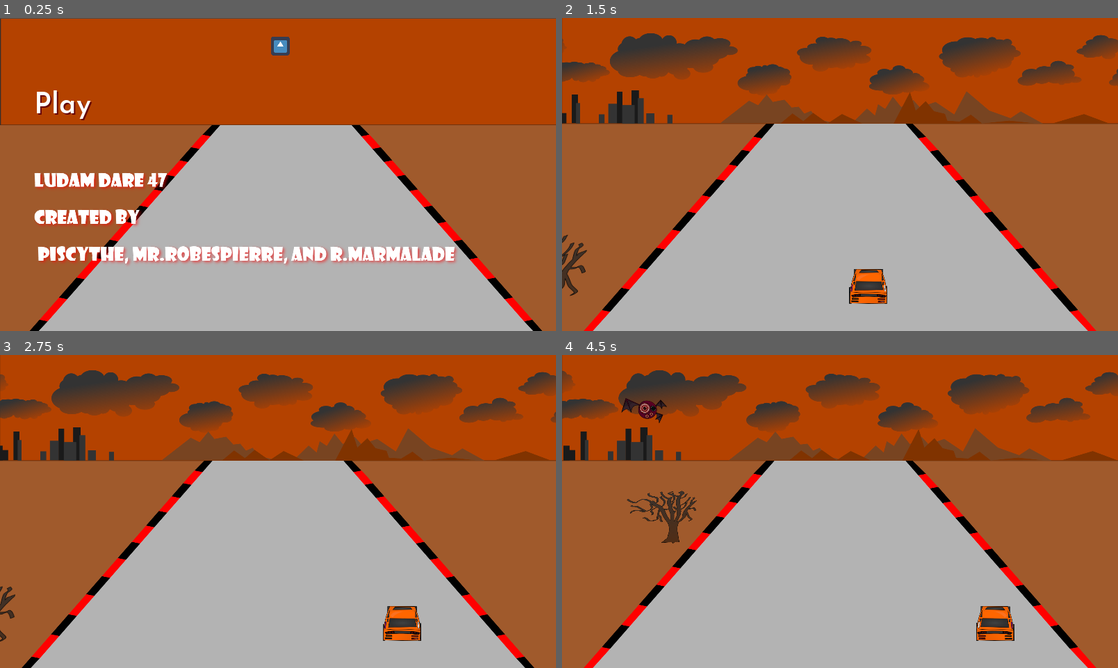
Above: before the commit, frames 1-4 (two rows, left to right).
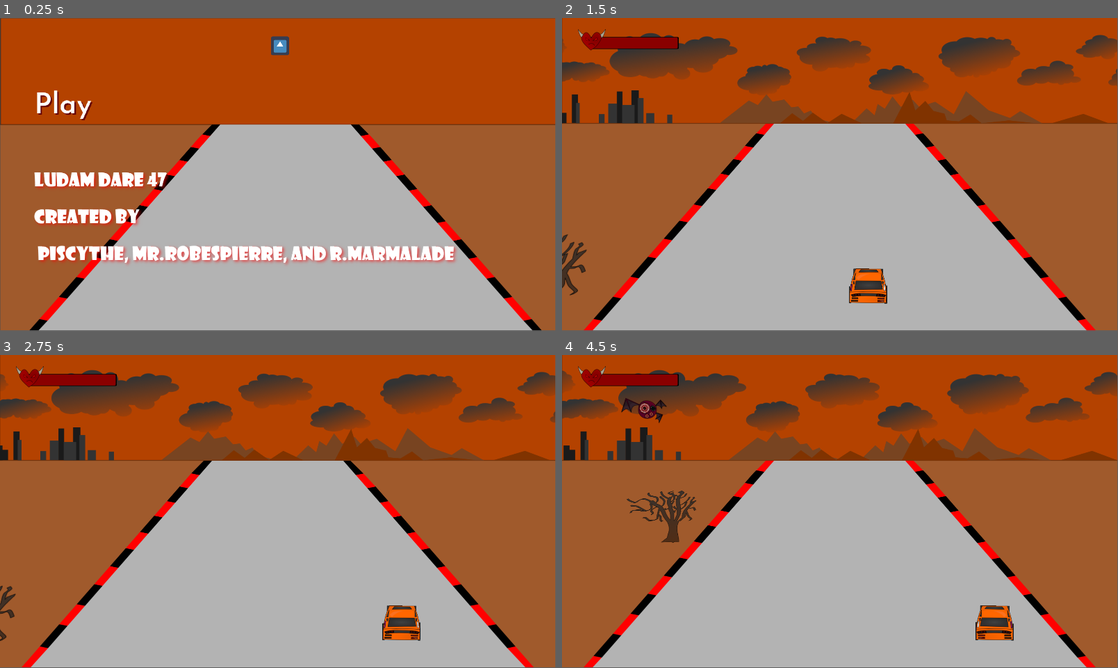
Above: after the commit, the same moments.

Repository: adambraude/LD47
Game: Godot game, scene res://test scene.tscn
Same seed, same stepped clock (60 frames per second), same inputs: the game is played once before the commit and once after it. The engine's default icon, where the game draws it, is replaced by a stand-in: a white triangle on a blue panel in a dark square.
Inputs:
- Up to frame 1 (0.25 s): no input
- Up to frame 2 (1.5 s): click "Play" at 0.5 s; hold Right (ui_right) from 1.28 s (still down)
- Up to frame 3 (2.75 s): release Right (ui_right) at 2.03 s; hold Down (ui_down) from 2.03 s (still down)
- Up to frame 4 (4.5 s): release Down (ui_down) at 2.78 s; hold Right (ui_right) 2.78-3.53 s; hold Up (ui_up) 3.53-4.28 s; hold Left (ui_left) from 4.28 s (still down)
In our replay, the window is 800x450 before the commit and 799x449 after it. These sizes can differ from the game's own. Grey fills any space a smaller window leaves; there, only what the larger window draws over its background counts as a difference.

The runs differ from the first frame. In frame 1, 2.2% of the frame differs, in the area x 0-100%, y 0-100%; in frame 2, 3.1%; in frame 3, 2.9%; in frame 4, 3.3%.

Commit message:
hit detection

Diff:
--- a/Main.gd
+++ b/Main.gd
@@ -20,3 +20,7 @@
 func new_game():
 	$Player.start($StartPosition.position)
 	$StartTimer.start()
+
+
+func _on_Health_depleted():
+	game_over()
--- a/Main.tscn
+++ b/Main.tscn
@@ -1,7 +1,8 @@
-[gd_scene load_steps=5 format=2]
+[gd_scene load_steps=6 format=2]
 
 [ext_resource path="res://Background.tscn" type="PackedScene" id=1]
 [ext_resource path="res://PlayerDone.tscn" type="PackedScene" id=2]
+[ext_resource path="res://HealthBar.tscn" type="PackedScene" id=3]
 [ext_resource path="res://Main.gd" type="Script" id=4]
 [ext_resource path="res://EnemySpawner.tscn" type="PackedScene" id=5]
 
@@ -9,6 +10,9 @@
 script = ExtResource( 4 )
 
 [node name="Background" parent="." instance=ExtResource( 1 )]
+
+[node name="Road" parent="Background" index="2"]
+frame = 0
 
 [node name="StartTimer" type="Timer" parent="."]
 wait_time = 2.0
@@ -22,9 +26,19 @@
 rotation = 0.00878105
 
 [node name="EnemySpawner" parent="." instance=ExtResource( 5 )]
+
+[node name="HealthBar" parent="." instance=ExtResource( 3 )]
+margin_left = 98.1091
+margin_top = 66.0
+margin_right = 403.109
+margin_bottom = 107.0
 [connection signal="timeout" from="StartTimer" to="EnemySpawner" method="_on_StartTimer_timeout"]
-[connection signal="hit" from="Player" to="." method="game_over"]
+[connection signal="changed" from="Player/Health" to="HealthBar" method="set_value"]
+[connection signal="depleted" from="Player/Health" to="." method="_on_Health_depleted"]
+[connection signal="max_changed" from="Player/Health" to="HealthBar" method="set_max"]
 
 [editable path="Background"]
 
+[editable path="Player"]
+
 [editable path="EnemySpawner"]
--- a/Player.gd
+++ b/Player.gd
@@ -50,9 +50,9 @@
 
 func _on_Player_body_entered(_body):
 	print("Player was hit")
-	emit_signal("hit")
+	#emit_signal("hit")
 	$Health.take_damage(2)
-	$CollisionShape2D.set_deferred("disabled", true)
+	#$CollisionShape2D.set_deferred("disabled", true)
 
 func start(pos):
 	position = pos
--- a/project.godot
+++ b/project.godot
@@ -16,9 +16,7 @@
 [application]
 
 config/name="LD47"
-
 run/main_scene="res://test scene.tscn"
-
 config/icon="res://icon.png"
 
 [display]
@@ -26,11 +24,6 @@
 window/size/width=1920
 window/size/height=1080
 
-window/size/borderless=true
-window/stretch/mode="2d"
-window/stretch/aspect="keep"
-
-
 [rendering]
 
 quality/driver/driver_name="GLES2"
